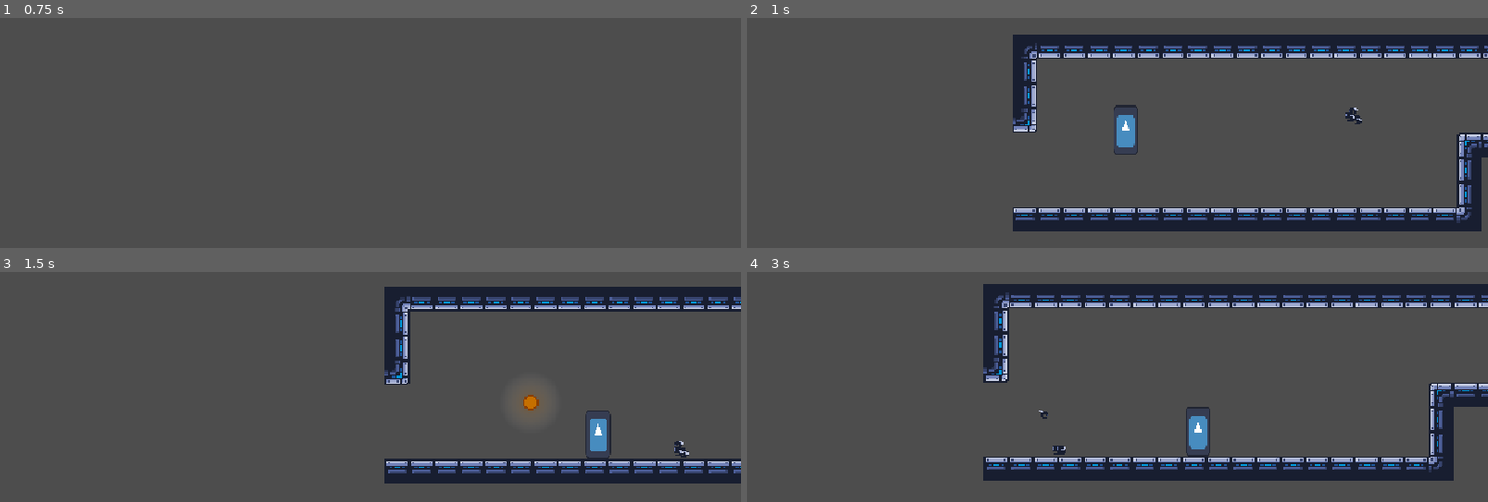
Above: before the commit, frames 1-4 (two rows, left to right).
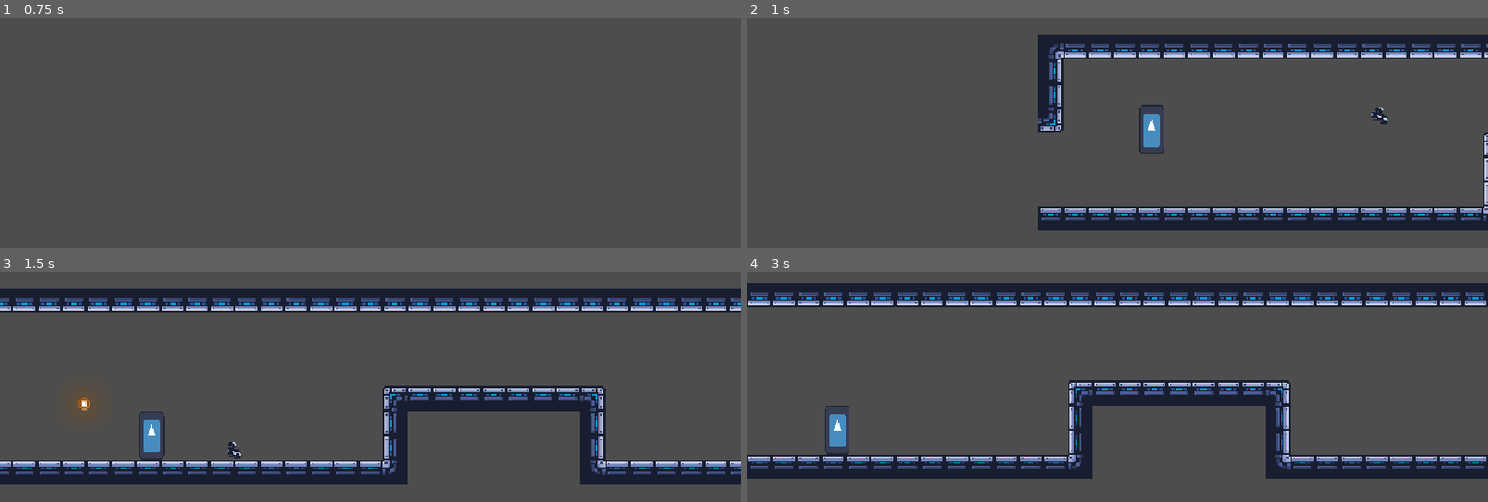
Above: after the commit, the same moments.

Repository: ygda-org/revolver
Game: Godot game, scene res://main/main.tscn
The game is run twice, just before and just after one commit, with the same random seed, the same clock (stepped at 60 frames per second) and the same inputs. The engine's default icon, where the game draws it, is replaced by a stand-in: a white triangle on a blue panel in a dark square.
Inputs (mouse positions are in pixels of both pictures, inside the frame that each line leads up to):
- Up to frame 1 (0.75 s): tap Enter (ui_accept) at 0.5 s; move the mouse to (533, 128) at 0.52 s; hold D (right) from 0.53 s (still down); click (533, 128) at 0.6 s
- Up to frame 2 (1 s): keep holding D (right); tap Space (jump) at 0.77 s
- Up to frame 3 (1.5 s): keep holding D (right); move the mouse to (222, 423) at 1.27 s; click (222, 423) at 1.35 s
- Up to frame 4 (3 s): tap Space (jump) at 1.52 s; move the mouse to (1191, 313) at 2.02 s; release D (right) at 2.03 s; hold A (left) 2.03-2.78 s; click (1191, 313) at 2.1 s; move the mouse to (1080, 488) at 2.77 s; hold D (right) from 2.78 s (still down); click (1080, 488) at 2.85 s

Frame 1 is identical in both runs. In frame 2, 8.4% of the frame differs, in the area x 35-100%, y 7-93%; in frame 3, 23%; in frame 4, 24%, in the area x 0-100%, y 4-91%.

Commit message:
fwqfqwfqwf

Diff:
--- a/globals/game_state.gd
+++ b/globals/game_state.gd
@@ -15,7 +15,7 @@
 func _ready():
 	for i in range(barrel_size):
 		active_barrel.append(load("uid://cllwws72eb4kk"))
-	active_barrel[0] = (load("uid://baablwj1xv8l7"))
+	active_barrel[0] = (load("uid://croa2j6asmrij"))
 
 ## cycle bullet by dir, then mod by barrel size
 func bullet_cycle(dir: int):
--- a/player/bullet/base_bullet_resource.gd
+++ b/player/bullet/base_bullet_resource.gd
@@ -13,8 +13,7 @@
 @export var shake_trauma: float = 0.5
 
 @export_category("Colors")
-@export var outline_color: Color = Color(0.541, 0.243, 0.0, 1.0)
-@export var fill_color: Color = Color(0.772, 0.437, 0.0, 1.0)
+@export var outline_color: Color = Color(0.6, 0.3, 0.0, 1.0)
 @export var sprite_frames_ovveride: SpriteFrames
 
 enum effects {
--- a/player/bullet/bullet.gd
+++ b/player/bullet/bullet.gd
@@ -25,11 +25,12 @@
 
 func _ready():
 	$Anim.material.set_shader_parameter("outline_color", resource.outline_color)
-	$Anim.material.set_shader_parameter("fill_color", resource.fill_color)
-	$Light.texture.gradient.set_color(0, Color(resource.fill_color.r, resource.fill_color.g, resource.fill_color.b, 0.3))
+	$Light.texture.gradient.set_color(0, Color(resource.outline_color.r, resource.outline_color.g, resource.outline_color.b, 0.3))
+	$Light.texture.gradient.set_color(1, Color(resource.outline_color.r, resource.outline_color.g, resource.outline_color.b, 0.0))
 	if resource.sprite_frames_ovveride:
 		$Anim.material = null
-		$Anim.spriteframes = resource.sprite_frames_ovveride
+		$Anim.sprite_frames = resource.sprite_frames_ovveride
+		$Anim.play("default")
 	damage = resource.damage
 	vel = direction * resource.speed
 	if resource.effect_on_shot:
--- a/player/bullet/bullet.gdshader
+++ b/player/bullet/bullet.gdshader
@@ -1,13 +1,9 @@
 shader_type canvas_item;
 
 uniform vec4 outline_color;
-uniform vec4 fill_color;
 
 void fragment() {
-	if (COLOR.a == 0.0)
-		COLOR.a = 0.0;
-	else if (COLOR.r == 1.0)
-		COLOR = fill_color;
-	else
-		COLOR = outline_color;
+	vec4 color_diff = vec4(1.0) - outline_color;
+	COLOR.rgb = ((color_diff.rgb) * (COLOR.r));
+	COLOR.rgb = COLOR.rgb + outline_color.rgb;
 }
--- a/player/bullet/bullet.tscn
+++ b/player/bullet/bullet.tscn
@@ -2,13 +2,15 @@
 
 [ext_resource type="Script" uid="uid://bodwdj5njk1nb" path="res://player/bullet/bullet.gd" id="1_k2a0t"]
 [ext_resource type="Shader" uid="uid://b4pewokr7fm1b" path="res://player/bullet/bullet.gdshader" id="2_e8pb5"]
-[ext_resource type="Texture2D" uid="uid://sojeg33qj6xm" path="res://assets/temp_art/New Piskel-1.png.png" id="2_k2a0t"]
+[ext_resource type="Texture2D" uid="uid://c6y6sbjdjobcg" path="res://assets/bullet/bullet.png" id="3_e8pb5"]
 
 [sub_resource type="Gradient" id="Gradient_e8pb5"]
+resource_local_to_scene = true
 offsets = PackedFloat32Array(0, 0.7436306)
 colors = PackedColorArray(1, 1, 1, 0.7137255, 1, 1, 1, 0)
 
 [sub_resource type="GradientTexture2D" id="GradientTexture2D_e8pb5"]
+resource_local_to_scene = true
 gradient = SubResource("Gradient_e8pb5")
 width = 40
 height = 40
@@ -17,18 +19,17 @@
 
 [sub_resource type="ShaderMaterial" id="ShaderMaterial_e8pb5"]
 shader = ExtResource("2_e8pb5")
-shader_parameter/outline_color = Vector4(1, 0, 0, 1)
-shader_parameter/fill_color = Vector4(0, 0, 0, 1)
+shader_parameter/outline_color = Vector4(0.6, 0.3, 0, 1)
 
-[sub_resource type="AtlasTexture" id="AtlasTexture_e8pb5"]
-atlas = ExtResource("2_k2a0t")
-region = Rect2(0, 0, 10, 10)
+[sub_resource type="AtlasTexture" id="AtlasTexture_3vq7f"]
+atlas = ExtResource("3_e8pb5")
+region = Rect2(0, 0, 8, 8)
 
 [sub_resource type="SpriteFrames" id="SpriteFrames_k2a0t"]
 animations = [{
 "frames": [{
 "duration": 1.0,
-"texture": SubResource("AtlasTexture_e8pb5")
+"texture": SubResource("AtlasTexture_3vq7f")
 }],
 "loop": 0,
 "name": &"default",
@@ -36,7 +37,7 @@
 }]
 
 [sub_resource type="CircleShape2D" id="CircleShape2D_5kg8m"]
-radius = 6.0
+radius = 4.0
 
 [node name="Bullet" type="Area2D" unique_id=487243789]
 collision_layer = 2
@@ -52,6 +53,7 @@
 autoplay = "default"
 
 [node name="CollisionShape2D" type="CollisionShape2D" parent="." unique_id=1498002629]
+visible = false
 shape = SubResource("CircleShape2D_5kg8m")
 
 [node name="VisibleOnScreenNotifier2D" type="VisibleOnScreenNotifier2D" parent="." unique_id=175631859]
--- a/player/bullet/bullet_resources/coin.tres
+++ b/player/bullet/bullet_resources/coin.tres
@@ -1,6 +1,351 @@
 [gd_resource type="Resource" script_class="BulletResource" format=3 uid="uid://croa2j6asmrij"]
 
 [ext_resource type="Script" uid="uid://cmear8uu7c65f" path="res://player/bullet/base_bullet_resource.gd" id="1_yel5m"]
+[ext_resource type="Texture2D" uid="uid://60bx8ve2v2t3" path="res://assets/bullet/coin.png" id="2_mpp0r"]
+
+[sub_resource type="AtlasTexture" id="AtlasTexture_j5s4h"]
+atlas = ExtResource("2_mpp0r")
+region = Rect2(0, 0, 10, 10)
+
+[sub_resource type="AtlasTexture" id="AtlasTexture_kn4pk"]
+atlas = ExtResource("2_mpp0r")
+region = Rect2(10, 0, 10, 10)
+
+[sub_resource type="AtlasTexture" id="AtlasTexture_ntxss"]
+atlas = ExtResource("2_mpp0r")
+region = Rect2(20, 0, 10, 10)
+
+[sub_resource type="AtlasTexture" id="AtlasTexture_2q5s4"]
+atlas = ExtResource("2_mpp0r")
+region = Rect2(30, 0, 10, 10)
+
+[sub_resource type="AtlasTexture" id="AtlasTexture_5q7kc"]
+atlas = ExtResource("2_mpp0r")
+region = Rect2(40, 0, 10, 10)
+
+[sub_resource type="AtlasTexture" id="AtlasTexture_jwsyk"]
+atlas = ExtResource("2_mpp0r")
+region = Rect2(50, 0, 10, 10)
+
+[sub_resource type="AtlasTexture" id="AtlasTexture_0ib3k"]
+atlas = ExtResource("2_mpp0r")
+region = Rect2(0, 10, 10, 10)
+
+[sub_resource type="AtlasTexture" id="AtlasTexture_y0br6"]
+atlas = ExtResource("2_mpp0r")
+region = Rect2(10, 10, 10, 10)
+
+[sub_resource type="AtlasTexture" id="AtlasTexture_j8eub"]
+atlas = ExtResource("2_mpp0r")
+region = Rect2(20, 10, 10, 10)
+
+[sub_resource type="AtlasTexture" id="AtlasTexture_r16hp"]
+atlas = ExtResource("2_mpp0r")
+region = Rect2(30, 10, 10, 10)
+
+[sub_resource type="AtlasTexture" id="AtlasTexture_1kpae"]
+atlas = ExtResource("2_mpp0r")
+region = Rect2(40, 10, 10, 10)
+
+[sub_resource type="AtlasTexture" id="AtlasTexture_ws12u"]
+atlas = ExtResource("2_mpp0r")
+region = Rect2(50, 10, 10, 10)
+
+[sub_resource type="AtlasTexture" id="AtlasTexture_060gi"]
+atlas = ExtResource("2_mpp0r")
+region = Rect2(0, 20, 10, 10)
+
+[sub_resource type="AtlasTexture" id="AtlasTexture_pq2rc"]
+atlas = ExtResource("2_mpp0r")
+region = Rect2(10, 20, 10, 10)
+
+[sub_resource type="AtlasTexture" id="AtlasTexture_vmpfh"]
+atlas = ExtResource("2_mpp0r")
+region = Rect2(20, 20, 10, 10)
+
+[sub_resource type="AtlasTexture" id="AtlasTexture_k61on"]
+atlas = ExtResource("2_mpp0r")
+region = Rect2(30, 20, 10, 10)
+
+[sub_resource type="AtlasTexture" id="AtlasTexture_1vav6"]
+atlas = ExtResource("2_mpp0r")
+region = Rect2(40, 20, 10, 10)
+
+[sub_resource type="AtlasTexture" id="AtlasTexture_bqblb"]
+atlas = ExtResource("2_mpp0r")
+region = Rect2(50, 20, 10, 10)
+
+[sub_resource type="AtlasTexture" id="AtlasTexture_hlc52"]
+atlas = ExtResource("2_mpp0r")
+region = Rect2(0, 30, 10, 10)
+
+[sub_resource type="AtlasTexture" id="AtlasTexture_foqb2"]
+atlas = ExtResource("2_mpp0r")
+region = Rect2(10, 30, 10, 10)
+
+[sub_resource type="AtlasTexture" id="AtlasTexture_yhcb7"]
+atlas = ExtResource("2_mpp0r")
+region = Rect2(20, 30, 10, 10)
+
+[sub_resource type="AtlasTexture" id="AtlasTexture_qccxt"]
+atlas = ExtResource("2_mpp0r")
+region = Rect2(30, 30, 10, 10)
+
+[sub_resource type="AtlasTexture" id="AtlasTexture_41dbq"]
+atlas = ExtResource("2_mpp0r")
+region = Rect2(40, 30, 10, 10)
+
+[sub_resource type="AtlasTexture" id="AtlasTexture_xsqio"]
+atlas = ExtResource("2_mpp0r")
+region = Rect2(50, 30, 10, 10)
+
+[sub_resource type="AtlasTexture" id="AtlasTexture_fhjr6"]
+atlas = ExtResource("2_mpp0r")
+region = Rect2(0, 40, 10, 10)
+
+[sub_resource type="AtlasTexture" id="AtlasTexture_4lkab"]
+atlas = ExtResource("2_mpp0r")
+region = Rect2(10, 40, 10, 10)
+
+[sub_resource type="AtlasTexture" id="AtlasTexture_l2rx0"]
+atlas = ExtResource("2_mpp0r")
+region = Rect2(20, 40, 10, 10)
+
+[sub_resource type="AtlasTexture" id="AtlasTexture_yxey0"]
+atlas = ExtResource("2_mpp0r")
+region = Rect2(30, 40, 10, 10)
+
+[sub_resource type="AtlasTexture" id="AtlasTexture_51bqb"]
+atlas = ExtResource("2_mpp0r")
+region = Rect2(40, 40, 10, 10)
+
+[sub_resource type="AtlasTexture" id="AtlasTexture_vbtck"]
+atlas = ExtResource("2_mpp0r")
+region = Rect2(50, 40, 10, 10)
+
+[sub_resource type="AtlasTexture" id="AtlasTexture_r4eio"]
+atlas = ExtResource("2_mpp0r")
+region = Rect2(0, 50, 10, 10)
+
+[sub_resource type="AtlasTexture" id="AtlasTexture_a4tot"]
+atlas = ExtResource("2_mpp0r")
+region = Rect2(10, 50, 10, 10)
+
+[sub_resource type="AtlasTexture" id="AtlasTexture_17dlc"]
+atlas = ExtResource("2_mpp0r")
+region = Rect2(20, 50, 10, 10)
+
+[sub_resource type="AtlasTexture" id="AtlasTexture_d1p7j"]
+atlas = ExtResource("2_mpp0r")
+region = Rect2(30, 50, 10, 10)
+
+[sub_resource type="AtlasTexture" id="AtlasTexture_ieex0"]
+atlas = ExtResource("2_mpp0r")
+region = Rect2(40, 50, 10, 10)
+
+[sub_resource type="AtlasTexture" id="AtlasTexture_1j1ge"]
+atlas = ExtResource("2_mpp0r")
+region = Rect2(50, 50, 10, 10)
+
+[sub_resource type="AtlasTexture" id="AtlasTexture_c0awr"]
+atlas = ExtResource("2_mpp0r")
+region = Rect2(0, 60, 10, 10)
+
+[sub_resource type="AtlasTexture" id="AtlasTexture_hch4m"]
+atlas = ExtResource("2_mpp0r")
+region = Rect2(10, 60, 10, 10)
+
+[sub_resource type="AtlasTexture" id="AtlasTexture_635fu"]
+atlas = ExtResource("2_mpp0r")
+region = Rect2(20, 60, 10, 10)
+
+[sub_resource type="AtlasTexture" id="AtlasTexture_y8ucx"]
+atlas = ExtResource("2_mpp0r")
+region = Rect2(30, 60, 10, 10)
+
+[sub_resource type="AtlasTexture" id="AtlasTexture_y04a0"]
+atlas = ExtResource("2_mpp0r")
+region = Rect2(40, 60, 10, 10)
+
+[sub_resource type="AtlasTexture" id="AtlasTexture_1bev1"]
+atlas = ExtResource("2_mpp0r")
+region = Rect2(50, 60, 10, 10)
+
+[sub_resource type="AtlasTexture" id="AtlasTexture_8k8iq"]
+atlas = ExtResource("2_mpp0r")
+region = Rect2(0, 70, 10, 10)
+
+[sub_resource type="AtlasTexture" id="AtlasTexture_2vwrn"]
+atlas = ExtResource("2_mpp0r")
+region = Rect2(10, 70, 10, 10)
+
+[sub_resource type="AtlasTexture" id="AtlasTexture_8fxe0"]
+atlas = ExtResource("2_mpp0r")
+region = Rect2(20, 70, 10, 10)
+
+[sub_resource type="AtlasTexture" id="AtlasTexture_xsi3p"]
+atlas = ExtResource("2_mpp0r")
+region = Rect2(30, 70, 10, 10)
+
+[sub_resource type="AtlasTexture" id="AtlasTexture_o7rx2"]
+atlas = ExtResource("2_mpp0r")
+region = Rect2(40, 70, 10, 10)
+
+[sub_resource type="AtlasTexture" id="AtlasTexture_kp21c"]
+atlas = ExtResource("2_mpp0r")
+region = Rect2(50, 70, 10, 10)
+
+[sub_resource type="SpriteFrames" id="SpriteFrames_yel5m"]
+animations = [{
+"frames": [{
+"duration": 1.0,
+"texture": SubResource("AtlasTexture_j5s4h")
+}, {
+"duration": 1.0,
+"texture": SubResource("AtlasTexture_kn4pk")
+}, {
+"duration": 1.0,
+"texture": SubResource("AtlasTexture_ntxss")
+}, {
+"duration": 1.0,
+"texture": SubResource("AtlasTexture_2q5s4")
+}, {
+"duration": 1.0,
+"texture": SubResource("AtlasTexture_5q7kc")
+}, {
+"duration": 1.0,
+"texture": SubResource("AtlasTexture_jwsyk")
+}, {
+"duration": 1.0,
+"texture": SubResource("AtlasTexture_0ib3k")
+}, {
+"duration": 1.0,
+"texture": SubResource("AtlasTexture_y0br6")
+}, {
+"duration": 1.0,
+"texture": SubResource("AtlasTexture_j8eub")
+}, {
+"duration": 1.0,
+"texture": SubResource("AtlasTexture_r16hp")
+}, {
+"duration": 1.0,
+"texture": SubResource("AtlasTexture_1kpae")
+}, {
+"duration": 1.0,
+"texture": SubResource("AtlasTexture_ws12u")
+}, {
+"duration": 1.0,
+"texture": SubResource("AtlasTexture_060gi")
+}, {
+"duration": 1.0,
+"texture": SubResource("AtlasTexture_pq2rc")
+}, {
+"duration": 1.0,
+"texture": SubResource("AtlasTexture_vmpfh")
+}, {
+"duration": 1.0,
+"texture": SubResource("AtlasTexture_k61on")
+}, {
+"duration": 1.0,
+"texture": SubResource("AtlasTexture_1vav6")
+}, {
+"duration": 1.0,
+"texture": SubResource("AtlasTexture_bqblb")
+}, {
+"duration": 1.0,
+"texture": SubResource("AtlasTexture_hlc52")
+}, {
+"duration": 1.0,
+"texture": SubResource("AtlasTexture_foqb2")
+}, {
+"duration": 1.0,
+"texture": SubResource("AtlasTexture_yhcb7")
+}, {
+"duration": 1.0,
+"texture": SubResource("AtlasTexture_qccxt")
+}, {
+"duration": 1.0,
+"texture": SubResource("AtlasTexture_41dbq")
+}, {
+"duration": 1.0,
+"texture": SubResource("AtlasTexture_xsqio")
+}, {
+"duration": 1.0,
+"texture": SubResource("AtlasTexture_fhjr6")
+}, {
+"duration": 1.0,
+"texture": SubResource("AtlasTexture_4lkab")
+}, {
+"duration": 1.0,
+"texture": SubResource("AtlasTexture_l2rx0")
+}, {
+"duration": 1.0,
+"texture": SubResource("AtlasTexture_yxey0")
+}, {
+"duration": 1.0,
+"texture": SubResource("AtlasTexture_51bqb")
+}, {
+"duration": 1.0,
+"texture": SubResource("AtlasTexture_vbtck")
+}, {
+"duration": 1.0,
+"texture": SubResource("AtlasTexture_r4eio")
+}, {
+"duration": 1.0,
+"texture": SubResource("AtlasTexture_a4tot")
+}, {
+"duration": 1.0,
+"texture": SubResource("AtlasTexture_17dlc")
+}, {
+"duration": 1.0,
+"texture": SubResource("AtlasTexture_d1p7j")
+}, {
+"duration": 1.0,
+"texture": SubResource("AtlasTexture_ieex0")
+}, {
+"duration": 1.0,
+"texture": SubResource("AtlasTexture_1j1ge")
+}, {
+"duration": 1.0,
+"texture": SubResource("AtlasTexture_c0awr")
+}, {
+"duration": 1.0,
+"texture": SubResource("AtlasTexture_hch4m")
+}, {
+"duration": 1.0,
+"texture": SubResource("AtlasTexture_635fu")
+}, {
+"duration": 1.0,
+"texture": SubResource("AtlasTexture_y8ucx")
+}, {
+"duration": 1.0,
+"texture": SubResource("AtlasTexture_y04a0")
+}, {
+"duration": 1.0,
+"texture": SubResource("AtlasTexture_1bev1")
+}, {
+"duration": 1.0,
+"texture": SubResource("AtlasTexture_8k8iq")
+}, {
+"duration": 1.0,
+"texture": SubResource("AtlasTexture_2vwrn")
+}, {
+"duration": 1.0,
+"texture": SubResource("AtlasTexture_8fxe0")
+}, {
+"duration": 1.0,
+"texture": SubResource("AtlasTexture_xsi3p")
+}, {
+"duration": 1.0,
+"texture": SubResource("AtlasTexture_o7rx2")
+}, {
+"duration": 1.0,
+"texture": SubResource("AtlasTexture_kp21c")
+}],
+"loop": 1,
+"name": &"default",
+"speed": 20.0
+}]
 
 [resource]
 script = ExtResource("1_yel5m")
@@ -9,4 +354,7 @@
 effect = 4
 effect_strength = 2.5
 called_in_process = true
+outline_color = Color(0.17914641, 0.29443833, 0.66664076, 1)
+fill_color = Color(0.18039216, 0.29411766, 0.6666667, 1)
+sprite_frames_ovveride = SubResource("SpriteFrames_yel5m")
 metadata/_custom_type_script = "uid://cmear8uu7c65f"
Binary file added: assets/bullet/bullet.png
Not shown, added: assets/bullet/bullet.png.import
Binary file added: assets/bullet/bullet2.png
Not shown, added: assets/bullet/bullet2.png.import
